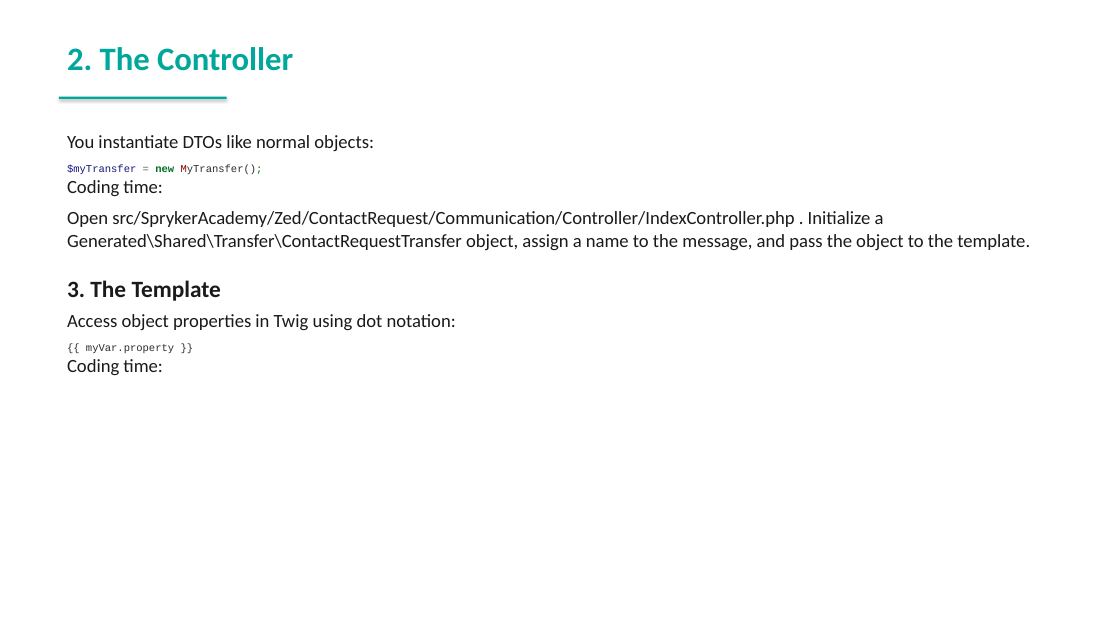
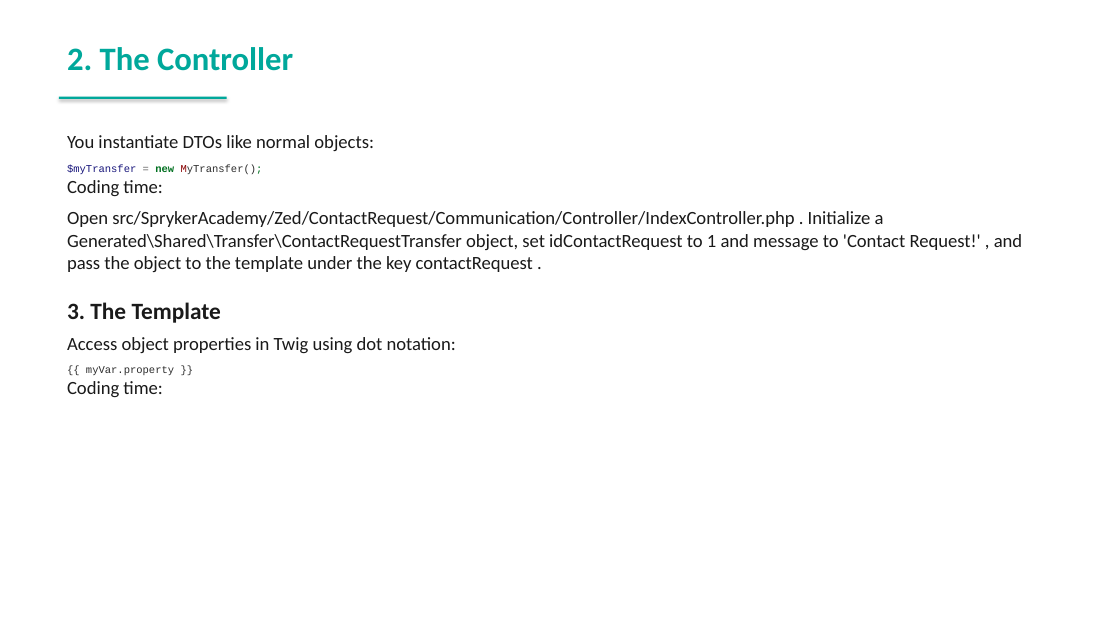
Before and after one commit to spryker-academy/instructor-exercises, a slide deck: slide 84 of guides-pptx/spryker-academy-fundamental.pptx. Drawn at 1120x630 pixels with LibreOffice and Linux fonts; fonts in the diff are those of the drawing. Boxes give left, top, right and bottom in pixels: in the first picture for what was removed or moved away, otherwise in the second. Text is boxed around its words. In the diff, an @@ line names an element or a change of style, - is before the commit and + after.

Commit message:
fix: regenerate PowerPoint guides from updated HTML
- Synced spryker-academy-fundamental.pptx with HTML guides
- Synced spryker-academy-professional.pptx with HTML guides

```diff
--- a/guides-pptx/spryker-academy-fundamental.pptx
+++ b/guides-pptx/spryker-academy-fundamental.pptx
@@ text at (x1=67, y1=211, x2=1022, y2=272): text changed @@
-Open src/SprykerAcademy/Zed/ContactRequest/Communication/Controller/IndexController.php . Initialize a Generated\Shared\Transfer\ContactRequestTransfer object, assign a name to the message, and pass the object to the template.
+Open src/SprykerAcademy/Zed/ContactRequest/Communication/Controller/IndexController.php . Initialize a Generated\Shared\Transfer\ContactRequestTransfer object, set idContactRequest to 1 and message to 'Contact Request!' , and pass the object to the template under the key contactRequest .
```
Also in this commit, not shown: 9 other slides changed, 1 slide added, 1 other file.
